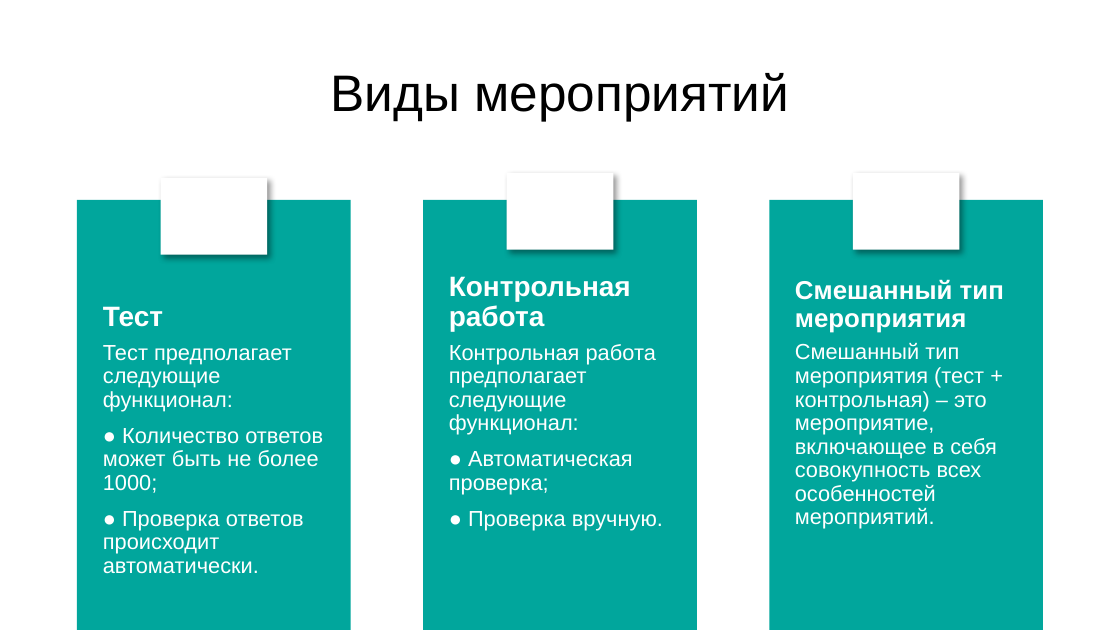
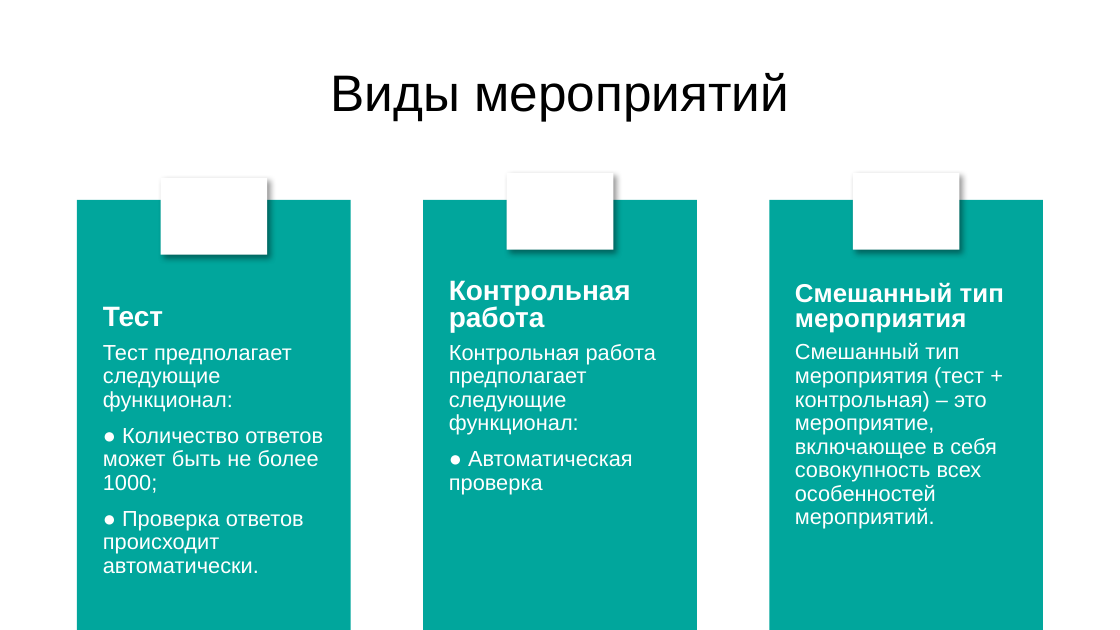
Before and after one commit to Le0ks/TCSE, a slide deck: slide 7 of Docs/СИСТЕМА ДЛЯ ПРОВЕДЕНИЯ УЧЕБНЫХ МЕРОПРИЯТИЙ И РАБОТ.pptx. Drawn at 1120x630 pixels with LibreOffice and Linux fonts; fonts in the diff are those of the drawing. Boxes give left, top, right and bottom in pixels: in the first picture for what was removed or moved away, otherwise in the second. Text is boxed around its words. In the diff, an @@ line names an element or a change of style, - is before the commit and + after.

```diff
--- a/Docs/СИСТЕМА ДЛЯ ПРОВЕДЕНИЯ УЧЕБНЫХ МЕРОПРИЯТИЙ И РАБОТ.pptx
+++ b/Docs/СИСТЕМА ДЛЯ ПРОВЕДЕНИЯ УЧЕБНЫХ МЕРОПРИЯТИЙ И РАБОТ.pptx
@@ text "Контрольная работа" at (x1=449, y1=280, x2=631, y2=332): line spacing 0.9 to 0.8 @@
@@ text "Смешанный тип мероприятия" at (x1=795, y1=282, x2=1004, y2=333): line spacing 0.9 to 0.8 @@
@@ text at (x1=449, y1=451, x2=633, y2=495): text changed @@
-● Автоматическая проверка;
-● Проверка вручную.
+● Автоматическая проверка
```
Also in this commit, not shown: 7 other slides changed, 2 slides added, 3 slides removed, 11 other files.
